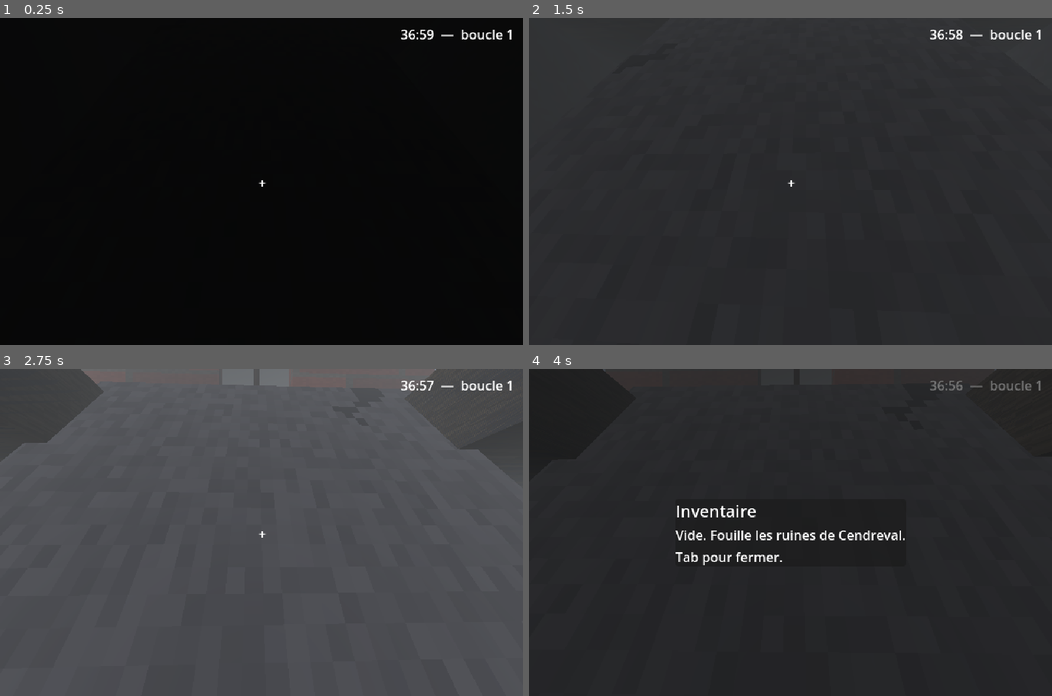
Above: before the commit, frames 1-4 (two rows, left to right).
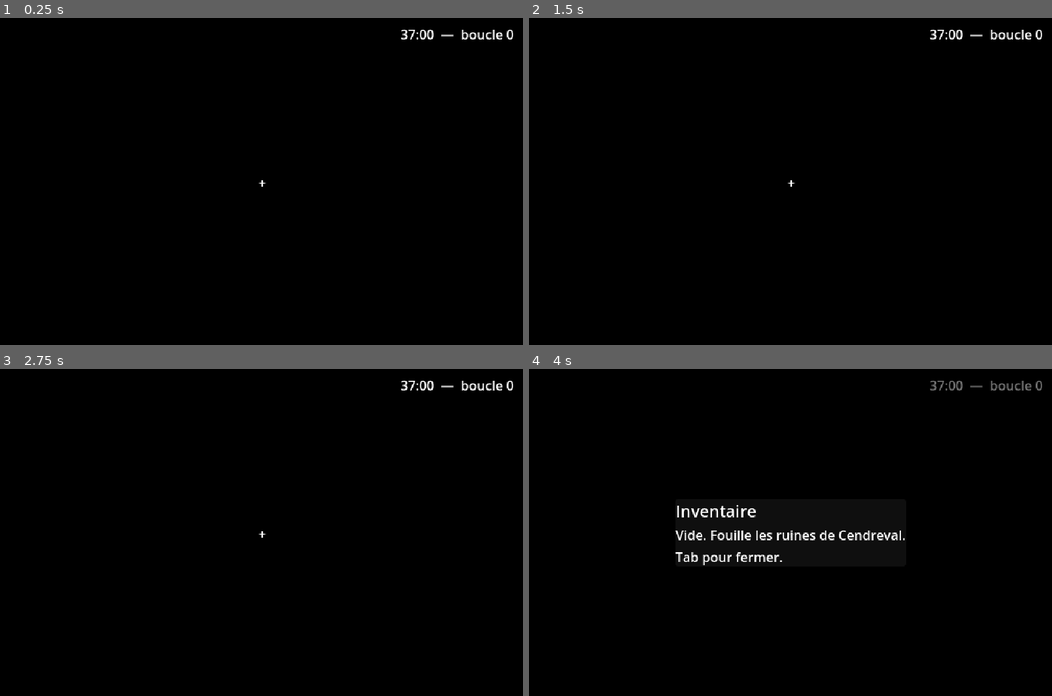
Above: after the commit, the same moments.

Repository: mikaJ7169/Skyburden
Game: Godot game, scene res://scenes/main.tscn
Same seed, same stepped clock (60 frames per second), same inputs: the game is played once before the commit and once after it.
Inputs (mouse positions are in pixels of both pictures, inside the frame that each line leads up to):
- Up to frame 1 (0.25 s): no input
- Up to frame 2 (1.5 s): tap Enter at 0.5 s; move the mouse to (816, 181) at 0.52 s; hold W from 0.53 s (still down); tap F at 0.6 s; click (816, 181) at 0.67 s; tap Space at 0.77 s; move the mouse to (764, 181) at 1.27 s; tap Z at 1.35 s
- Up to frame 3 (2.75 s): keep holding W; tap Space at 1.52 s; move the mouse to (271, 525) at 2.02 s; tap Q at 2.1 s
- Up to frame 4 (4 s): move the mouse to (785, 539) at 2.77 s; tap Tab at 2.85 s; click (785, 539) at 2.92 s; tap Space at 3.02, 3.5, 3.77 s; move the mouse to (947, 581) at 3.52 s; release W at 3.53 s; hold A from 3.53 s (still down); tap Enter at 3.6 s

The runs differ from the first frame. In frame 1, 0.1% of the frame differs, in the area x 78-99%, y 3-7%; in frame 2, 100%; in frame 3, 100%, in the area x 0-100%, y 0-100%; in frame 4, 91%.
Error after the commit: Parse Error: Static function "make_floor()" not found in base "res://scripts/textures.gd". (res://scenes/zones/sous_sol.gd:34)

Commit message:
Refonte visuelle complète : textures tuilables 128 px, UV à échelle monde, lampadaires redessinés, murs détaillés
- textures.gd réécrit : bruit value-noise périodique (tuilable, zéro couture), blocs avec
  bevel highlight/ombre, fissures/mousse/taches/rouille confinées à l'intérieur (pas de seams),
  terre battue sans damier ; grain appliqué après les blocs pour garder le relief
- builder.gd : tuilage UV automatique (uv1_scale = taille max / 4 m) -> 1 tuile = 4 m sur
  toutes les faces, quel que soit la taille de la boîte (fix du sol étiré en damier et des
  murs plats)
- lampadaires redessinés : base béton, poteau, bras, lanterne avec cadre + cœur néon + chapeau
- murs : soubassement béton, fenêtres avec cadre + vitre sombre, encadrement de porte (montants + linteau)
- ciel : le rouge n'arrive qu'en fin de boucle (p^2), brouillard un peu plus dense (0.055 -> 0.09)
- planète IA : contraste renforcé (lisible comme une sphère), un peu plus haut
- SSAO/SDFGI désactivés, ombre de la lampe joueur désactivée (ombres bizarres), labels 3D avec outline
- preview des textures vérifié en local (PIL) : tuilable, pas de couture
- gdparse + gdlint clean, 41 refs res:// résolues, JSON valides

Co-authored-by: mikaJ7169 <mikaJ7169@users.noreply.github.com>

Diff:
--- a/game/scenes/main.gd
+++ b/game/scenes/main.gd
@@ -59,6 +59,8 @@
 	_env.fog_density = 0.045
 	_env.fog_sky_affect = 1.0
 	_env.glow_enabled = false
+	_env.ssao_enabled = false
+	_env.sdfgi_enabled = false
 	var we := WorldEnvironment.new()
 	we.environment = _env
 	add_child(we)
--- a/game/scenes/npc/ben.gd
+++ b/game/scenes/npc/ben.gd
@@ -57,5 +57,7 @@
 	label.position = Vector3(0, 2.45, 0)
 	label.billboard = BaseMaterial3D.BILLBOARD_ENABLED
 	label.pixel_size = 0.004
-	label.modulate = Color(0.85, 0.85, 0.8)
+	label.modulate = Color(0.9, 0.9, 0.85)
+	label.outline_size = 8
+	label.outline_modulate = Color(0, 0, 0, 0.9)
 	add_child(label)
--- a/game/scenes/player.tscn
+++ b/game/scenes/player.tscn
@@ -28,3 +28,4 @@
 light_energy = 0.0
 omni_range = 10.0
 omni_attenuation = 1.5
+shadow_enabled = false
--- a/game/scenes/zones/cendreval.gd
+++ b/game/scenes/zones/cendreval.gd
@@ -114,8 +114,10 @@
 	label.text = text
 	label.position = pos + Vector3(0, 2.1, 0.09)
 	label.billboard = BaseMaterial3D.BILLBOARD_ENABLED
-	label.pixel_size = 0.005
-	label.modulate = Color(0.9, 0.87, 0.75)
+	label.pixel_size = 0.006
+	label.modulate = Color(0.92, 0.89, 0.78)
+	label.outline_size = 8
+	label.outline_modulate = Color(0, 0, 0, 0.9)
 	add_child(label)
 
 func _build_ground() -> void:
@@ -134,6 +136,8 @@
 	Builder.box(self, Vector3(3.0, h / 2.0, cz + 5.0), Vector3(4.0, h, 0.6), wall)
 	Builder.box(self, Vector3(-5.0, h / 2.0, cz), Vector3(0.6, h, 10.0), wall)
 	Builder.box(self, Vector3(5.0, h / 2.0, cz), Vector3(0.6, h, 10.0), wall)
+	var found := _mat(Color(0.42, 0.42, 0.44), "concrete")
+	Builder.box(self, Vector3(0, 0.2, cz), Vector3(10.5, 0.4, 10.5), found)
 	var slab_mat := _mat(Color(0.55, 0.52, 0.48), "roof")
 	var slab_pos := Vector3(0.4, 6.6, cz - 0.6)
 	Builder.box(self, slab_pos, Vector3(10.5, 0.3, 10.5), slab_mat, Vector3(0, 0, 0.22))
@@ -169,8 +173,10 @@
 				else:
 					_build_apartment(px, pz)
 
-func _make_wall(cx: float, cz: float, size: Vector3, mat: Material, horizontal: bool) -> void:
-	var gap := _rng.randf_range(1.2, 2.0)
+func _make_wall(
+	cx: float, cz: float, size: Vector3, mat: Material, horizontal: bool, with_door := false
+) -> void:
+	var gap := 2.0 if with_door else _rng.randf_range(1.2, 2.0)
 	var len := size.x if horizontal else size.z
 	var seg := (len - gap) / 2.0
 	var off := gap / 2.0 + seg / 2.0
@@ -182,6 +188,38 @@
 		else:
 			pos.z = cz + side * off
 			Builder.box(self, pos, Vector3(size.x, size.y, seg), mat)
+	if with_door:
+		var jamb := _mat(Color(0.5, 0.5, 0.52), "concrete")
+		for side in [-1.0, 1.0]:
+			var jp := Vector3(cx + side * gap / 2.0, size.y / 2.0, cz)
+			if horizontal:
+				Builder.box(self, jp, Vector3(0.2, size.y, size.z + 0.15), jamb)
+			else:
+				Builder.box(self, jp, Vector3(size.x + 0.15, size.y, 0.2), jamb)
+		var lintel := Vector3(cx, size.y - 0.15, cz)
+		var lsize := Vector3.ZERO
+		if horizontal:
+			lsize = Vector3(gap + 0.4, 0.3, size.z + 0.15)
+		else:
+			lsize = Vector3(size.x + 0.15, 0.3, gap + 0.4)
+		Builder.box(self, lintel, lsize, jamb)
+	elif len > 7.0 and _rng.randf() < 0.8:
+		_make_window(cx, cz, horizontal)
+
+func _make_window(cx: float, cz: float, horizontal: bool) -> void:
+	var off := _rng.randf_range(-3.0, 3.0)
+	var frame := _mat(Color(0.55, 0.54, 0.52), "stone")
+	var dark := _mat(Color(0.09, 0.11, 0.13))
+	if horizontal:
+		var fp := Vector3(cx + off, 2.0, cz + 0.28)
+		var gp := Vector3(cx + off, 2.0, cz + 0.33)
+		Builder.box(self, fp, Vector3(0.9, 1.2, 0.08), frame)
+		Builder.box(self, gp, Vector3(0.7, 1.0, 0.04), dark)
+	else:
+		var fp := Vector3(cx + 0.28, 2.0, cz + off)
+		var gp := Vector3(cx + 0.33, 2.0, cz + off)
+		Builder.box(self, fp, Vector3(0.08, 1.2, 0.9), frame)
+		Builder.box(self, gp, Vector3(0.04, 1.0, 0.7), dark)
 
 func _build_house(cx: float, cz: float) -> void:
 	var w := _rng.randf_range(8.0, 13.0)
@@ -195,9 +233,11 @@
 	var hw := w / 2.0
 	var hd := d / 2.0
 	_make_wall(cx, cz - hd, Vector3(w, h, 0.5), wall, true)
-	_make_wall(cx, cz + hd, Vector3(w, h, 0.5), wall, true)
+	_make_wall(cx, cz + hd, Vector3(w, h, 0.5), wall, true, true)
 	_make_wall(cx - hw, cz, Vector3(0.5, h, d), wall, false)
 	_make_wall(cx + hw, cz, Vector3(0.5, h, d), wall, false)
+	var found := _mat(Color(0.42, 0.42, 0.44), "concrete")
+	Builder.box(self, Vector3(cx, 0.2, cz), Vector3(w + 0.5, 0.4, d + 0.5), found)
 	if _rng.randf() < 0.7:
 		var chim := _mat(Color(0.7, 0.68, 0.65), "stone")
 		var chim_pos := Vector3(cx + hw - 1.0, h + 0.9, cz - hd + 1.0)
@@ -232,9 +272,11 @@
 	var hw := w / 2.0
 	var hd := d / 2.0
 	_make_wall(cx, cz - hd, Vector3(w, h, 0.5), wall, true)
-	_make_wall(cx, cz + hd, Vector3(w, h, 0.5), wall, true)
+	_make_wall(cx, cz + hd, Vector3(w, h, 0.5), wall, true, true)
 	_make_wall(cx - hw, cz, Vector3(0.5, h, d), wall, false)
 	_make_wall(cx + hw, cz, Vector3(0.5, h, d), wall, false)
+	var found := _mat(Color(0.42, 0.42, 0.44), "concrete")
+	Builder.box(self, Vector3(cx, 0.2, cz), Vector3(w + 0.5, 0.4, d + 0.5), found)
 	var roof := _mat(Color(0.6, 0.58, 0.55), "roof")
 	Builder.box(self, Vector3(cx, h + 0.15, cz), Vector3(w + 0.6, 0.25, d + 0.6), roof)
 	var awning := _mat(Color(0.55, 0.5, 0.45), "wood")
@@ -258,9 +300,11 @@
 	var hw := w / 2.0
 	var hd := d / 2.0
 	_make_wall(cx, cz - hd, Vector3(w, h, 0.5), wall, true)
-	_make_wall(cx, cz + hd, Vector3(w, h, 0.5), wall, true)
+	_make_wall(cx, cz + hd, Vector3(w, h, 0.5), wall, true, true)
 	_make_wall(cx - hw, cz, Vector3(0.5, h, d), wall, false)
 	_make_wall(cx + hw, cz, Vector3(0.5, h, d), wall, false)
+	var found := _mat(Color(0.42, 0.42, 0.44), "concrete")
+	Builder.box(self, Vector3(cx, 0.2, cz), Vector3(w + 0.5, 0.4, d + 0.5), found)
 	var roof := _mat(Color(0.55, 0.53, 0.5), "roof")
 	Builder.box(self, Vector3(cx, h + 0.15, cz), Vector3(w + 0.6, 0.25, d + 0.6), roof)
 	_shelf_x(cx, cz - hd + 0.5, w - 1.2, 2.6)
@@ -280,9 +324,11 @@
 	var hw := w / 2.0
 	var hd := d / 2.0
 	_make_wall(cx, cz - hd, Vector3(w, h, 0.5), wall, true)
-	_make_wall(cx, cz + hd, Vector3(w, h, 0.5), wall, true)
+	_make_wall(cx, cz + hd, Vector3(w, h, 0.5), wall, true, true)
 	_make_wall(cx - hw, cz, Vector3(0.5, h, d), wall, false)
 	_make_wall(cx + hw, cz, Vector3(0.5, h, d), wall, false)
+	var found := _mat(Color(0.42, 0.42, 0.44), "concrete")
+	Builder.box(self, Vector3(cx, 0.2, cz), Vector3(w + 0.5, 0.4, d + 0.5), found)
 	var roof := _mat(Color(0.58, 0.56, 0.53), "roof")
 	Builder.box(self, Vector3(cx, h + 0.15, cz), Vector3(w + 0.6, 0.25, d + 0.6), roof)
 	var bed := _mat(Color(0.55, 0.5, 0.45), "concrete")
@@ -326,17 +372,26 @@
 		Vector2(40, 0), Vector2(-40, 0), Vector2(0, 40), Vector2(0, -40),
 		Vector2(40, 40), Vector2(-40, -40), Vector2(40, -40), Vector2(-40, 40),
 	]
+	var metal := Color(0.3, 0.31, 0.34)
+	var base_tint := Color(0.32, 0.33, 0.36)
 	for i in range(spots.size()):
-		var s: Vector2 = spots[i]
-		_box(Vector3(s.x, 2.25, s.y), Vector3(0.18, 4.5, 0.18), Color(0.5, 0.52, 0.56), "metal")
-		var head := _box(Vector3(s.x, 4.6, s.y), Vector3(0.55, 0.3, 0.55), NEON, "", true)
+		var x := spots[i].x
+		var z := spots[i].y
+		_box(Vector3(x, 0.15, z), Vector3(0.5, 0.3, 0.5), base_tint, "concrete")
+		_box(Vector3(x, 2.25, z), Vector3(0.14, 4.2, 0.14), metal, "metal")
+		_box(Vector3(x + 0.4, 4.5, z), Vector3(0.9, 0.1, 0.1), metal, "metal")
+		var lx := x + 0.8
+		_box(Vector3(lx, 4.55, z), Vector3(0.36, 0.42, 0.36), metal, "metal")
+		_box(Vector3(lx, 4.55, z), Vector3(0.26, 0.3, 0.26), NEON, "", true)
+		_box(Vector3(lx, 4.82, z), Vector3(0.42, 0.08, 0.42), metal, "metal")
 		var light := OmniLight3D.new()
 		light.light_color = NEON
-		light.light_energy = 0.45
-		light.omni_range = 7.0
+		light.light_energy = 0.5
+		light.omni_range = 8.0
 		light.shadow_enabled = false
-		head.add_child(light)
-		_lamp_lights.append({"light": light, "phase": i * 1.7, "base": 0.45})
+		light.position = Vector3(lx, 4.4, z)
+		add_child(light)
+		_lamp_lights.append({"light": light, "phase": i * 1.7, "base": 0.5})
 
 func _build_pillars() -> void:
 	var spots := [
--- a/game/scripts/builder.gd
+++ b/game/scripts/builder.gd
@@ -1,7 +1,16 @@
 extends RefCounted
 
+static func _scaled_material(material: Material, k: float) -> Material:
+	var m := material.duplicate() as BaseMaterial3D
+	m.uv1_scale = Vector3(k, k, k)
+	return m
+
+static func _tile_scale(max_dim: float, tile: float) -> float:
+	var k := max_dim / tile
+	return maxf(roundf(k * 4.0) / 4.0, 0.25)
+
 static func box(
-	parent: Node, pos: Vector3, size: Vector3, material: Material, rot := Vector3.ZERO
+	parent: Node, pos: Vector3, size: Vector3, material: Material, rot := Vector3.ZERO, tile := 4.0
 ) -> StaticBody3D:
 	var body := StaticBody3D.new()
 	body.position = pos
@@ -10,7 +19,10 @@
 	var bm := BoxMesh.new()
 	bm.size = size
 	mi.mesh = bm
-	mi.material_override = material
+	if tile > 0.0:
+		mi.material_override = _scaled_material(material, _tile_scale(maxf(size.x, size.y, size.z), tile))
+	else:
+		mi.material_override = material
 	body.add_child(mi)
 	var col := CollisionShape3D.new()
 	var shape := BoxShape3D.new()
@@ -21,7 +33,8 @@
 	return body
 
 static func cylinder(
-	parent: Node, pos: Vector3, radius: float, height: float, material: Material, rot := Vector3.ZERO
+	parent: Node, pos: Vector3, radius: float, height: float,
+	material: Material, rot := Vector3.ZERO, tile := 4.0
 ) -> StaticBody3D:
 	var body := StaticBody3D.new()
 	body.position = pos
@@ -32,7 +45,10 @@
 	cm.bottom_radius = radius
 	cm.height = height
 	mi.mesh = cm
-	mi.material_override = material
+	if tile > 0.0:
+		mi.material_override = _scaled_material(material, _tile_scale(maxf(radius * 2.0, height), tile))
+	else:
+		mi.material_override = material
 	body.add_child(mi)
 	var col := CollisionShape3D.new()
 	var shape := CylinderShape3D.new()
--- a/game/scripts/npc.gd
+++ b/game/scripts/npc.gd
@@ -42,7 +42,9 @@
 	label.position = Vector3(0, 2.3, 0)
 	label.billboard = BaseMaterial3D.BILLBOARD_ENABLED
 	label.pixel_size = 0.004
-	label.modulate = Color(0.85, 0.85, 0.8)
+	label.modulate = Color(0.9, 0.9, 0.85)
+	label.outline_size = 8
+	label.outline_modulate = Color(0, 0, 0, 0.9)
 	add_child(label)
 
 func _process(_delta: float) -> void:
--- a/game/scripts/sky_manager.gd
+++ b/game/scripts/sky_manager.gd
@@ -6,10 +6,10 @@
 const SKY_HOR_END := Color(0.45, 0.15, 0.10)
 const FOG_START := Color(0.66, 0.68, 0.70)
 const FOG_END := Color(0.42, 0.16, 0.11)
-const FOG_DENSITY_START := 0.045
-const FOG_DENSITY_END := 0.08
+const FOG_DENSITY_START := 0.055
+const FOG_DENSITY_END := 0.09
 const MARS_POSITION := Vector3(-260.0, 190.0, -620.0)
-const PLANET_AI_POSITION := Vector3(420.0, 80.0, -720.0)
+const PLANET_AI_POSITION := Vector3(420.0, 110.0, -720.0)
 const MARS_SCALE_START := 0.5
 const MARS_SCALE_END := 16.0
 const PLANET_AI_SCALE_START := 4.0
@@ -87,26 +87,26 @@
 	var img := Image.create(size, size, false, Image.FORMAT_RGB8)
 	var rng := RandomNumberGenerator.new()
 	rng.seed = 2098
-	var base := Color(0.30, 0.32, 0.31)
+	var base := Color(0.37, 0.39, 0.38)
 	for y in range(size):
 		for x in range(size):
 			img.set_pixel(x, y, base * rng.randf_range(0.85, 1.15))
 	for i in range(0, size, 16):
 		for t in range(size):
-			img.set_pixel(i, t, base * 0.7)
-			img.set_pixel(t, i, base * 0.7)
+			img.set_pixel(i, t, base * 0.75)
+			img.set_pixel(t, i, base * 0.75)
 	var dish := Vector2(46, 42)
 	var r := 20.0
 	for y in range(size):
 		for x in range(size):
 			var d := Vector2(x, y).distance_to(dish)
 			if d < r - 2.0:
-				img.set_pixel(x, y, base * 0.45)
+				img.set_pixel(x, y, base * 0.5)
 			elif d < r:
-				img.set_pixel(x, y, base * 1.4)
+				img.set_pixel(x, y, base * 1.5)
 	for y in range(62, 66):
 		for x in range(size):
-			img.set_pixel(x, y, base * 0.6)
+			img.set_pixel(x, y, base * 0.65)
 	return ImageTexture.create_from_image(img)
 
 func _build_flash() -> void:
@@ -124,10 +124,11 @@
 	update_sky(p)
 
 func update_sky(p: float) -> void:
-	_sky_mat.sky_top_color = SKY_TOP_START.lerp(SKY_TOP_END, p)
-	_sky_mat.sky_horizon_color = SKY_HOR_START.lerp(SKY_HOR_END, p)
-	_sky_mat.ground_horizon_color = FOG_START.lerp(FOG_END, p)
-	_env.fog_light_color = FOG_START.lerp(FOG_END, p)
+	var q := p * p
+	_sky_mat.sky_top_color = SKY_TOP_START.lerp(SKY_TOP_END, q)
+	_sky_mat.sky_horizon_color = SKY_HOR_START.lerp(SKY_HOR_END, q)
+	_sky_mat.ground_horizon_color = FOG_START.lerp(FOG_END, q)
+	_env.fog_light_color = FOG_START.lerp(FOG_END, q)
 	_env.fog_density = lerpf(FOG_DENSITY_START, FOG_DENSITY_END, p)
 	var mars_s := lerpf(MARS_SCALE_START, MARS_SCALE_END, p)
 	_mars.scale = Vector3.ONE * mars_s
--- a/game/scripts/textures.gd
+++ b/game/scripts/textures.gd
@@ -1,6 +1,7 @@
 extends RefCounted
 
 const SIZE := 128
+const MARGIN := 4
 
 static func _rng(seed: int) -> RandomNumberGenerator:
 	var r := RandomNumberGenerator.new()
@@ -13,174 +14,216 @@
 static func _tex(img: Image) -> ImageTexture:
 	return ImageTexture.create_from_image(img)
 
-static func _noise_img(seed: int, base: Color, jitter: float) -> Image:
+static func _base_img(c: Color) -> Image:
+	var img := Image.create(SIZE, SIZE, false, Image.FORMAT_RGB8)
+	img.fill(c)
+	return img
+
+static func _noise_layer(img: Image, seed: int, amp: float, grid: int) -> void:
 	var rng := _rng(seed)
-	var img := Image.create(SIZE, SIZE, false, Image.FORMAT_RGB8)
-	for y in range(SIZE):
-		for x in range(SIZE):
-			img.set_pixel(x, y, _shade(base, rng.randf_range(-jitter, jitter)))
-	return img
+	var vals: Array[float] = []
+	for i in range(grid * grid):
+		vals.append(rng.randf())
+	for y in range(SIZE):
+		for x in range(SIZE):
+			var gx := float(x) / SIZE * grid
+			var gy := float(y) / SIZE * grid
+			var x0 := int(gx) % grid
+			var y0 := int(gy) % grid
+			var x1 := (x0 + 1) % grid
+			var y1 := (y0 + 1) % grid
+			var fx := gx - floor(gx)
+			var fy := gy - floor(gy)
+			var v00 := vals[y0 * grid + x0]
+			var v10 := vals[y0 * grid + x1]
+			var v01 := vals[y1 * grid + x0]
+			var v11 := vals[y1 * grid + x1]
+			var v := lerpf(lerpf(v00, v10, fx), lerpf(v01, v11, fx), fy)
+			var c := img.get_pixel(x, y)
+			var f := 1.0 - amp + v * 2.0 * amp
+			img.set_pixel(x, y, Color(clampf(c.r * f, 0, 1), clampf(c.g * f, 0, 1), clampf(c.b * f, 0, 1)))
+
+static func _smooth_noise(img: Image, seed: int) -> void:
+	_noise_layer(img, seed * 7 + 1, 0.20, 4)
+	_noise_layer(img, seed * 7 + 2, 0.10, 16)
+	_noise_layer(img, seed * 7 + 3, 0.05, 64)
+
+static func _blocks(
+	img: Image, rng: RandomNumberGenerator, base: Color, mortar: Color,
+	cw: int, ch: int, offset_rows := false
+) -> void:
+	var shades := {}
+	for y in range(SIZE):
+		for x in range(SIZE):
+			var row := y / ch
+			var off := cw / 2 if (offset_rows and row % 2 == 1) else 0
+			var col := (x + off) / cw
+			var key := str(col) + "," + str(row)
+			if not shades.has(key):
+				shades[key] = rng.randf_range(0.85, 1.15)
+			var lx := (x + off) % cw
+			var ly := y % ch
+			var c: Color
+			if lx < 2 or ly < 2:
+				c = mortar
+			elif lx < 4 or ly < 4:
+				c = base * shades[key] * 1.18
+			elif lx >= cw - 2 or ly >= ch - 2:
+				c = base * shades[key] * 0.65
+			else:
+				c = base * shades[key]
+			img.set_pixel(x, y, _shade(c, rng.randf_range(-0.03, 0.03)))
+
+static func _blotch(
+	img: Image, rng: RandomNumberGenerator, count: int, color: Color, max_r: int
+) -> void:
+	for i in range(count):
+		var cx := rng.randi_range(max_r + MARGIN, SIZE - max_r - MARGIN - 1)
+		var cy := rng.randi_range(max_r + MARGIN, SIZE - max_r - MARGIN - 1)
+		var r := rng.randi_range(3, max_r)
+		for y in range(cy - r, cy + r + 1):
+			for x in range(cx - r, cx + r + 1):
+				var d := Vector2(x - cx, y - cy).length()
+				if d <= r:
+					var f := 1.0 - d / r
+					img.set_pixel(x, y, img.get_pixel(x, y).lerp(color, f * 0.5))
 
 static func _cracks(img: Image, rng: RandomNumberGenerator, count: int, color: Color) -> void:
 	for i in range(count):
-		var x := rng.randi_range(0, SIZE - 1)
-		var y := rng.randi_range(0, SIZE - 1)
-		for j in range(rng.randi_range(8, 40)):
+		var x := rng.randi_range(MARGIN, SIZE - MARGIN - 1)
+		var y := rng.randi_range(MARGIN, SIZE - MARGIN - 1)
+		for j in range(rng.randi_range(6, 30)):
 			img.set_pixel(x, y, color)
-			x = clampi(x + rng.randi_range(-1, 1), 0, SIZE - 1)
-			y = clampi(y + rng.randi_range(-1, 1), 0, SIZE - 1)
+			x = clampi(x + rng.randi_range(-1, 1), MARGIN - 1, SIZE - MARGIN)
+			y = clampi(y + rng.randi_range(-1, 1), MARGIN - 1, SIZE - MARGIN)
 
 static func _moss(img: Image, rng: RandomNumberGenerator, count: int) -> void:
 	for i in range(count):
-		var x := rng.randi_range(2, SIZE - 3)
-		var y := rng.randi_range(2, SIZE - 3)
-		for j in range(rng.randi_range(4, 16)):
+		var x := rng.randi_range(MARGIN + 2, SIZE - MARGIN - 3)
+		var y := rng.randi_range(MARGIN + 2, SIZE - MARGIN - 3)
+		for j in range(rng.randi_range(4, 14)):
 			var c := img.get_pixel(x, y)
-			img.set_pixel(x, y, Color(c.r * 0.75, minf(1.0, c.g * 1.08 + 0.06), c.b * 0.75))
-			x = clampi(x + rng.randi_range(-1, 1), 0, SIZE - 1)
-			y = clampi(y + rng.randi_range(-1, 1), 0, SIZE - 1)
+			img.set_pixel(x, y, Color(c.r * 0.72, minf(1.0, c.g * 1.08 + 0.05), c.b * 0.72))
+			x = clampi(x + rng.randi_range(-1, 1), MARGIN, SIZE - MARGIN - 1)
+			y = clampi(y + rng.randi_range(-1, 1), MARGIN, SIZE - MARGIN - 1)
 
 static func make_stone() -> ImageTexture:
 	var rng := _rng(1101)
-	var img := Image.create(SIZE, SIZE, false, Image.FORMAT_RGB8)
-	var cell := 32
-	var shades := {}
-	for y in range(SIZE):
-		for x in range(SIZE):
-			var key := str(x / cell) + "," + str(y / cell)
-			if not shades.has(key):
-				shades[key] = rng.randf_range(0.82, 1.12)
-			var on_line := x % cell < 2 or y % cell < 2
-			var base := Color(0.34, 0.33, 0.32) if on_line else Color(0.58, 0.56, 0.53)
-			var c: Color = base * shades[key]
-			img.set_pixel(x, y, _shade(c, rng.randf_range(-0.04, 0.04)))
-	_cracks(img, rng, 7, Color(0.20, 0.19, 0.18))
-	_moss(img, rng, 10)
+	var img := _base_img(Color(0.56, 0.54, 0.51))
+	_blocks(img, rng, Color(0.56, 0.54, 0.51), Color(0.30, 0.29, 0.28), 32, 32)
+	_smooth_noise(img, 1101)
+	_cracks(img, rng, 6, Color(0.18, 0.17, 0.16))
+	_moss(img, rng, 9)
 	return _tex(img)
 
 static func make_brick() -> ImageTexture:
 	var rng := _rng(2202)
-	var img := Image.create(SIZE, SIZE, false, Image.FORMAT_RGB8)
-	var bh := 16
-	var bw := 32
-	var shades := {}
-	for y in range(SIZE):
-		for x in range(SIZE):
-			var row := y / bh
-			var off := bw / 2 if row % 2 == 1 else 0
-			var key := str((x + off) / bw) + "," + str(row)
-			if not shades.has(key):
-				shades[key] = rng.randf_range(0.8, 1.15)
-			var on_line := y % bh < 2 or (x + off) % bw < 2
-			var base := Color(0.40, 0.38, 0.36) if on_line else Color(0.52, 0.27, 0.21)
-			img.set_pixel(x, y, _shade(base * shades[key], rng.randf_range(-0.03, 0.03)))
-	_cracks(img, rng, 4, Color(0.25, 0.16, 0.12))
-	return _tex(img)
-
-static func make_concrete() -> ImageTexture:
-	var rng := _rng(3303)
-	var img := _noise_img(3303, Color(0.48, 0.48, 0.50), 0.05)
-	_cracks(img, rng, 5, Color(0.30, 0.30, 0.32))
-	return _tex(img)
-
-static func make_floor() -> ImageTexture:
-	var rng := _rng(4404)
-	var img := Image.create(SIZE, SIZE, false, Image.FORMAT_RGB8)
-	var cell := 32
-	var shades := {}
-	for y in range(SIZE):
-		for x in range(SIZE):
-			var key := str(x / cell) + "," + str(y / cell)
-			if not shades.has(key):
-				shades[key] = rng.randf_range(0.85, 1.15)
-			var on_line := x % cell < 2 or y % cell < 2
-			var base := Color(0.22, 0.22, 0.24) if on_line else Color(0.38, 0.38, 0.41)
-			var c: Color = base * shades[key]
-			if not on_line and rng.randf() < 0.03:
-				c = c * 0.7
-			img.set_pixel(x, y, _shade(c, rng.randf_range(-0.03, 0.03)))
-	_cracks(img, rng, 6, Color(0.14, 0.14, 0.16))
+	var img := _base_img(Color(0.5, 0.26, 0.2))
+	_blocks(img, rng, Color(0.5, 0.26, 0.2), Color(0.42, 0.4, 0.38), 32, 16, true)
+	_smooth_noise(img, 2202)
+	_blotch(img, rng, 6, Color(0.3, 0.16, 0.12), 10)
+	_cracks(img, rng, 4, Color(0.22, 0.14, 0.1))
+	return _tex(img)
+
+static func make_plaster() -> ImageTexture:
+	var rng := _rng(9909)
+	var img := _base_img(Color(0.6, 0.58, 0.53))
+	_smooth_noise(img, 9909)
+	_blotch(img, rng, 8, Color(0.45, 0.43, 0.38), 14)
+	_cracks(img, rng, 6, Color(0.38, 0.36, 0.32))
+	return _tex(img)
+
+static func make_dirt() -> ImageTexture:
+	var rng := _rng(8808)
+	var img := _base_img(Color(0.33, 0.29, 0.23))
+	_smooth_noise(img, 8808)
+	_blotch(img, rng, 14, Color(0.24, 0.2, 0.15), 18)
+	_blotch(img, rng, 8, Color(0.42, 0.38, 0.3), 12)
+	for i in range(30):
+		var x := rng.randi_range(MARGIN, SIZE - MARGIN - 1)
+		var y := rng.randi_range(MARGIN, SIZE - MARGIN - 1)
+		img.set_pixel(x, y, Color(0.44, 0.43, 0.4))
+	for i in range(16):
+		var x := rng.randi_range(MARGIN, SIZE - MARGIN - 2)
+		var y := rng.randi_range(MARGIN, SIZE - MARGIN - 2)
+		img.set_pixel(x, y, Color(0.42, 0.5, 0.34))
+		img.set_pixel(x, clampi(y + 1, 0, SIZE - 1), Color(0.38, 0.47, 0.31))
+	_cracks(img, rng, 5, Color(0.2, 0.17, 0.13))
 	return _tex(img)
 
 static func make_wood() -> ImageTexture:
 	var rng := _rng(5505)
-	var img := Image.create(SIZE, SIZE, false, Image.FORMAT_RGB8)
+	var img := _base_img(Color(0.42, 0.31, 0.19))
 	var pw := 32
 	var shades := {}
 	for y in range(SIZE):
 		for x in range(SIZE):
-			var key := str(x / pw)
+			var plank := x / pw
+			var key := str(plank)
 			if not shades.has(key):
-				shades[key] = rng.randf_range(0.8, 1.15)
-			var seam := x % pw < 2
-			var grain := x % pw == 9 or x % pw == 21
-			var base := Color(0.42, 0.31, 0.19)
-			if seam:
-				base = Color(0.22, 0.16, 0.10)
-			elif grain:
-				base = base * 0.75
-			img.set_pixel(x, y, _shade(base * shades[key], rng.randf_range(-0.03, 0.03)))
+				shades[key] = rng.randf_range(0.82, 1.15)
+			var lx := x % pw
+			var c: Color
+			if lx < 2:
+				c = Color(0.2, 0.14, 0.08)
+			elif lx == 2:
+				c = Color(0.5, 0.38, 0.23) * shades[key]
+			elif lx == 8 or lx == 19 or lx == 27:
+				c = Color(0.42, 0.31, 0.19) * shades[key] * 0.78
+			else:
+				c = Color(0.42, 0.31, 0.19) * shades[key]
+			img.set_pixel(x, y, _shade(c, rng.randf_range(-0.03, 0.03)))
+	_smooth_noise(img, 5505)
 	for i in range(4):
-		var kx := rng.randi_range(4, SIZE - 4)
-		var ky := rng.randi_range(4, SIZE - 4)
+		var kx := rng.randi_range(MARGIN + 3, SIZE - MARGIN - 4)
+		var ky := rng.randi_range(MARGIN + 3, SIZE - MARGIN - 4)
 		for y in range(ky - 2, ky + 3):
 			for x in range(kx - 2, kx + 3):
 				if Vector2(x - kx, y - ky).length() < 2.5:
-					img.set_pixel(x, y, Color(0.20, 0.14, 0.08))
+					img.set_pixel(x, y, Color(0.2, 0.14, 0.08))
 	return _tex(img)
 
 static func make_roof() -> ImageTexture:
 	var rng := _rng(7707)
-	var img := Image.create(SIZE, SIZE, false, Image.FORMAT_RGB8)
+	var img := _base_img(Color(0.4, 0.38, 0.36))
 	var shades := {}
 	for y in range(SIZE):
 		for x in range(SIZE):
 			var row := y / 16
-			var key := str(x / 16) + "," + str(row)
+			var off := 8 if row % 2 == 1 else 0
+			var key := str((x + off) / 16) + "," + str(row)
 			if not shades.has(key):
-				shades[key] = rng.randf_range(0.8, 1.15)
-			var on_h := y % 16 < 2
-			var on_v := (x + (row % 2) * 8) % 16 < 2
-			var base := Color(0.40, 0.38, 0.36)
-			if on_h or on_v:
-				base = Color(0.24, 0.23, 0.22)
-			img.set_pixel(x, y, _shade(base * shades[key], rng.randf_range(-0.03, 0.03)))
-	return _tex(img)
-
-static func make_dirt() -> ImageTexture:
-	var rng := _rng(8808)
-	var img := _noise_img(8808, Color(0.36, 0.32, 0.26), 0.08)
-	for i in range(24):
-		var x := rng.randi_range(0, SIZE - 8)
-		var y := rng.randi_range(0, SIZE - 8)
-		var r := rng.randi_range(2, 7)
-		for py in range(y, y + r):
-			for px in range(x, x + r):
-				if Vector2(px - x, py - y).length() < r:
-					img.set_pixel(px, py, img.get_pixel(px, py) * rng.randf_range(0.7, 0.9))
-	for i in range(40):
-		var x := rng.randi_range(0, SIZE - 1)
-		var y := rng.randi_range(0, SIZE - 1)
-		img.set_pixel(x, y, Color(0.45, 0.44, 0.42))
-	for i in range(14):
-		var x := rng.randi_range(0, SIZE - 1)
-		var y := rng.randi_range(0, SIZE - 1)
-		img.set_pixel(x, y, Color(0.45, 0.52, 0.38))
-		img.set_pixel(x, clampi(y + 1, 0, SIZE - 1), Color(0.42, 0.5, 0.36))
-	_cracks(img, rng, 5, Color(0.22, 0.19, 0.15))
-	return _tex(img)
-
-static func make_plaster() -> ImageTexture:
-	var rng := _rng(9909)
-	var img := _noise_img(9909, Color(0.62, 0.60, 0.55), 0.04)
-	_cracks(img, rng, 6, Color(0.4, 0.38, 0.34))
+				shades[key] = rng.randf_range(0.85, 1.15)
+			var lx := (x + off) % 16
+			var ly := y % 16
+			var c: Color
+			if ly < 2 or lx < 2:
+				c = Color(0.22, 0.21, 0.2)
+			elif ly < 5:
+				c = Color(0.4, 0.38, 0.36) * shades[key] * 0.8
+			elif ly >= 13:
+				c = Color(0.4, 0.38, 0.36) * shades[key] * 1.12
+			else:
+				c = Color(0.4, 0.38, 0.36) * shades[key]
+			img.set_pixel(x, y, _shade(c, rng.randf_range(-0.03, 0.03)))
+	_smooth_noise(img, 7707)
+	return _tex(img)
+
+static func make_concrete() -> ImageTexture:
+	var rng := _rng(3303)
+	var img := _base_img(Color(0.47, 0.47, 0.49))
+	_smooth_noise(img, 3303)
+	_blotch(img, rng, 8, Color(0.36, 0.36, 0.38), 12)
+	_cracks(img, rng, 5, Color(0.28, 0.28, 0.3))
 	return _tex(img)
 
 static func make_metal() -> ImageTexture:
 	var rng := _rng(6606)
-	var img := _noise_img(6606, Color(0.35, 0.36, 0.40), 0.05)
-	for x in range(SIZE):
+	var img := _base_img(Color(0.34, 0.35, 0.39))
+	_smooth_noise(img, 6606)
+	for i in range(10):
+		var x := rng.randi_range(MARGIN, SIZE - MARGIN - 1)
 		for y in range(SIZE):
-			if x % 8 < 1:
-				img.set_pixel(x, y, img.get_pixel(x, y) * 0.8)
-	return _tex(img)
+			img.set_pixel(x, y, img.get_pixel(x, y) * 0.85)
+	_blotch(img, rng, 6, Color(0.42, 0.26, 0.16), 8)
+	return _tex(img)
